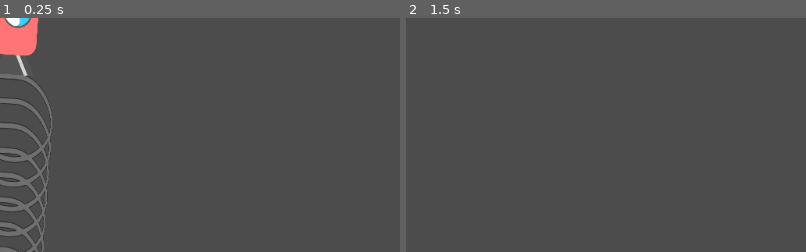
Above: before the commit, frames 1-2 (left to right).
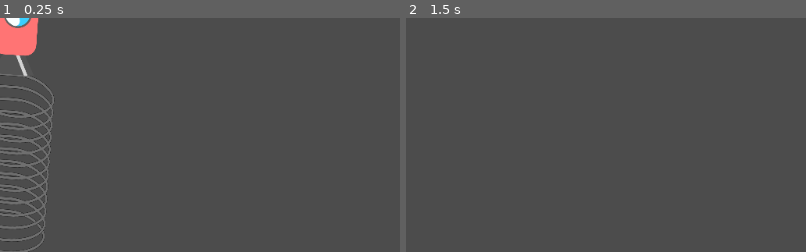
Above: after the commit, the same moments.

Repository: Garageman2/LaunchGame
Game: Godot game, scene res://Main.tscn
The game is run twice, just before and just after one commit, with the same random seed, the same clock (stepped at 60 frames per second) and the same inputs.
Inputs (mouse positions are % of the whole screen's width and height, from its top left):
- Up to frame 1 (0.25 s): no input
- Up to frame 2 (1.5 s): tap Enter at 0.5 s; move the mouse to (72, 45) at 0.52 s; hold Space (Launch) 0.53-1.28 s; move the mouse to (30, 55) at 1.27 s; tap Space (Launch) at 1.35 s
The pictures show only the part of the screen within x 0-50%, y 50-100%; the shares and areas given below are measured in that part.

The runs differ from the first frame. In frame 1, 3.3% of the frame differs, in the area x 0-14%, y 24-100%; in frame 2, nothing differs.

Commit message:
Updated Launch

Diff:
--- a/Launch/Scenes/Launcher.tscn
+++ b/Launch/Scenes/Launcher.tscn
@@ -14,6 +14,10 @@
 texture = ExtResource( 3 )
 script = ExtResource( 1 )
 
-[node name="Spring" type="Sprite" parent="LaunchRoot"]
+[node name="SpringManager" type="Node2D" parent="LaunchRoot"]
 scale = Vector2( 0.197, 0.215 )
+
+[node name="Spring" type="Sprite" parent="LaunchRoot/SpringManager"]
+position = Vector2( 0, -256 )
+scale = Vector2( 1, 1 )
 texture = ExtResource( 2 )
--- a/Launch/Scripts/RocketL.gd
+++ b/Launch/Scripts/RocketL.gd
@@ -37,7 +37,7 @@
 	NewCoords.y = clamp(NewCoords.y,-1.5,-.2)
 	Spring.set("rotation_degrees",rad2deg(NewCoords.y)+90)
 	set("rotation_degrees",rad2deg(NewCoords.y)+90)
-	Spring.set("scale",Vector2(.3,NewCoords.x*.003))
+	Spring.set("scale",Vector2(.3,NewCoords.x*.0015))
 
 	NewCoords = polar2cartesian(NewCoords.x,NewCoords.y)
 
